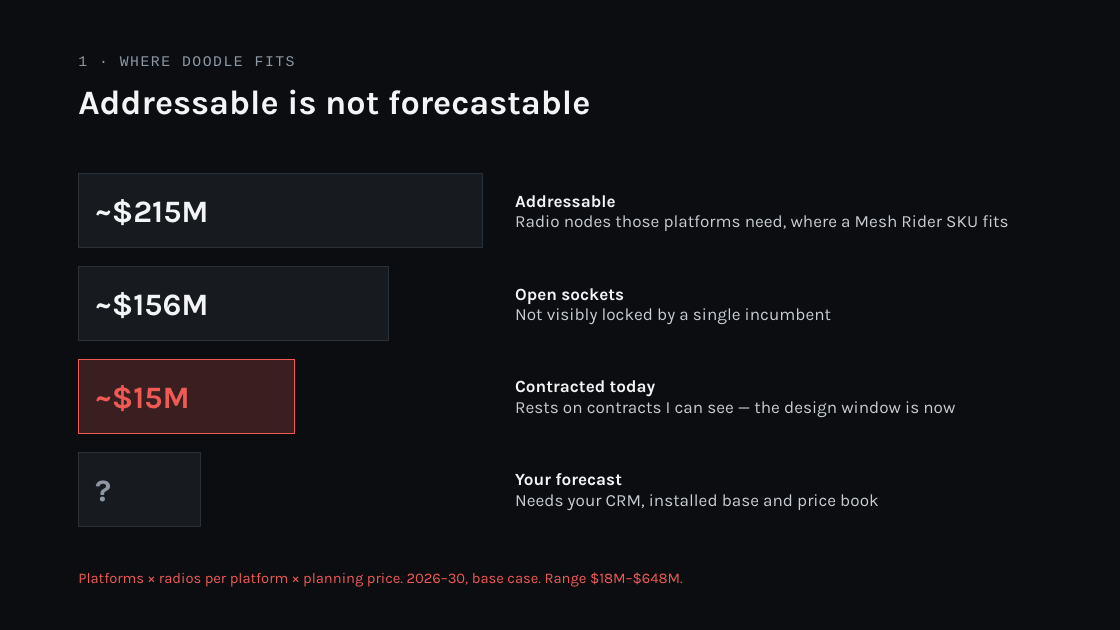
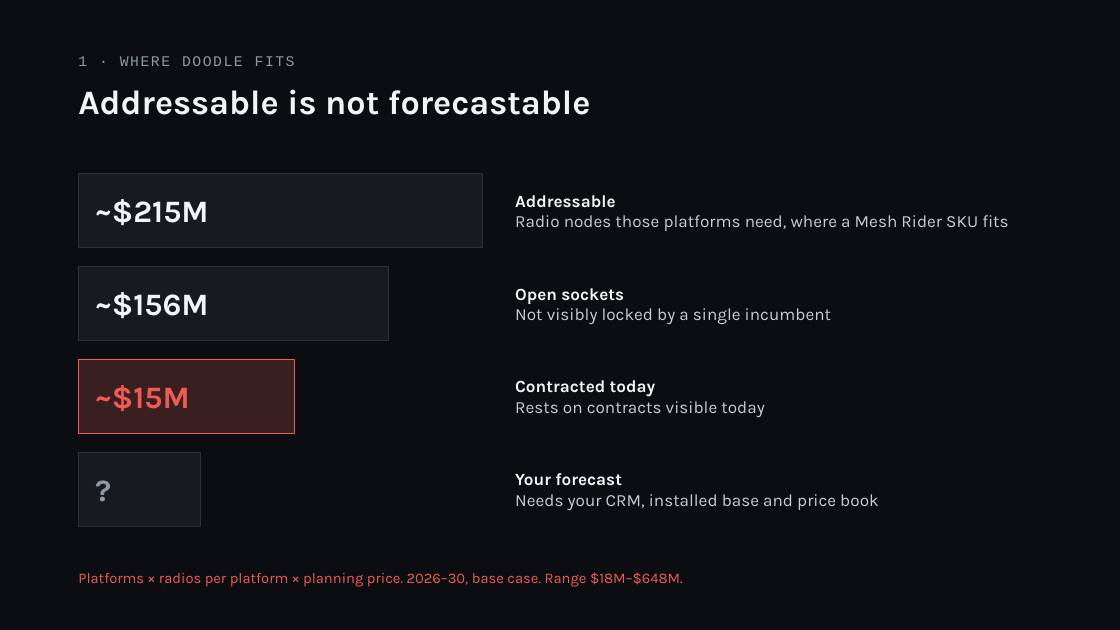
Before and after one commit to SerchMic/test, a slide deck: slide 5 of doodle-panel/Doodle_Labs_Europe_Panel_FINAL_v4.pptx. Drawn at 1120x630 pixels with LibreOffice and Linux fonts; fonts in the diff are those of the drawing. Boxes give left, top, right and bottom in pixels: in the first picture for what was removed or moved away, otherwise in the second. Text is boxed around its words. In the diff, an @@ line names an element or a change of style, - is before the commit and + after.

```diff
--- a/doodle-panel/Doodle_Labs_Europe_Panel_FINAL_v4.pptx
+++ b/doodle-panel/Doodle_Labs_Europe_Panel_FINAL_v4.pptx
@@ text at bbox=[515, 401, 764, 417]: text changed @@
-Rests on contracts I can see — the design window is now
+Rests on contracts visible today
```
Also in this commit, not shown: 8 other slides changed, 3 slides added, 1 slide removed, 1 other file.
